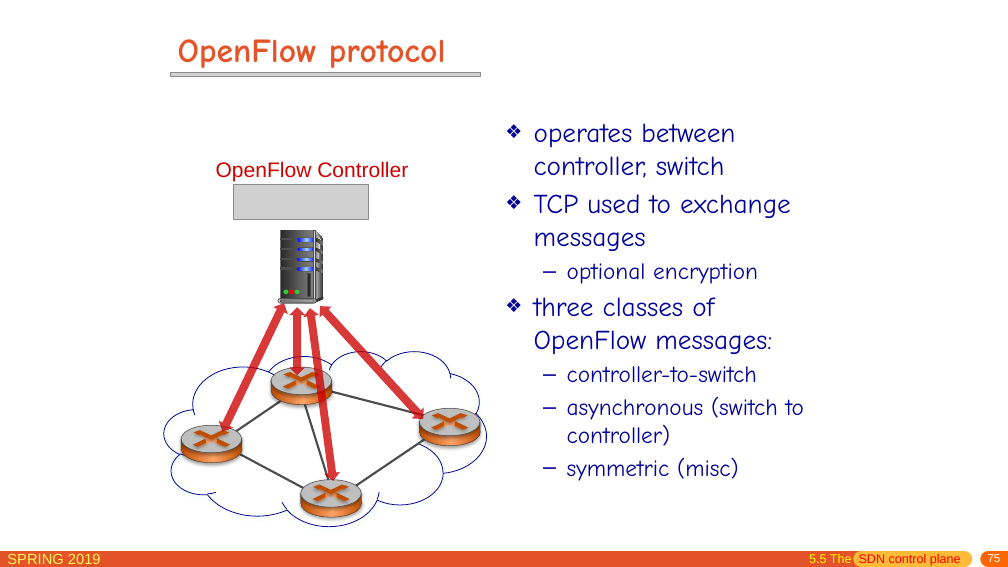
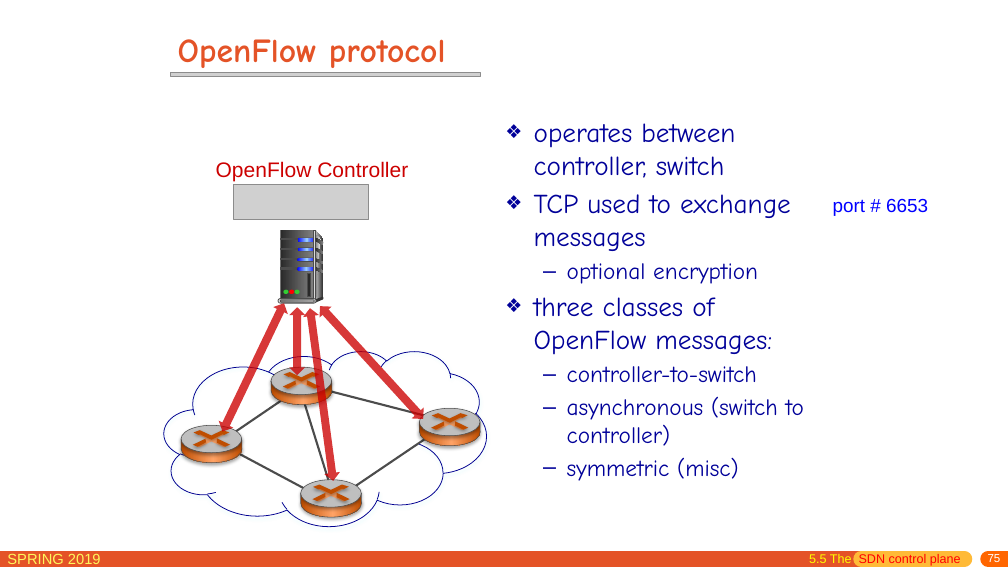
Before and after one commit to jichenghu/PPT_networkDistributed, a slide deck: slide 75 of chapter5.pptx. Drawn at 1008x567 pixels with LibreOffice and Linux fonts; fonts in the diff are those of the drawing; grey boxes stand for pictures. Boxes give left, top, right and bottom in pixels: in the first picture for what was removed or moved away, otherwise in the second. Text is boxed around its words. In the diff, an @@ line names an element or a change of style, - is before the commit and + after.

```diff
--- a/chapter5.pptx
+++ b/chapter5.pptx
@@ text added at <box>833,198,928,216</box>, 18 pt, text #0000FF @@
+port # 6653
```
Also in this commit, not shown: 2 other slides changed.
